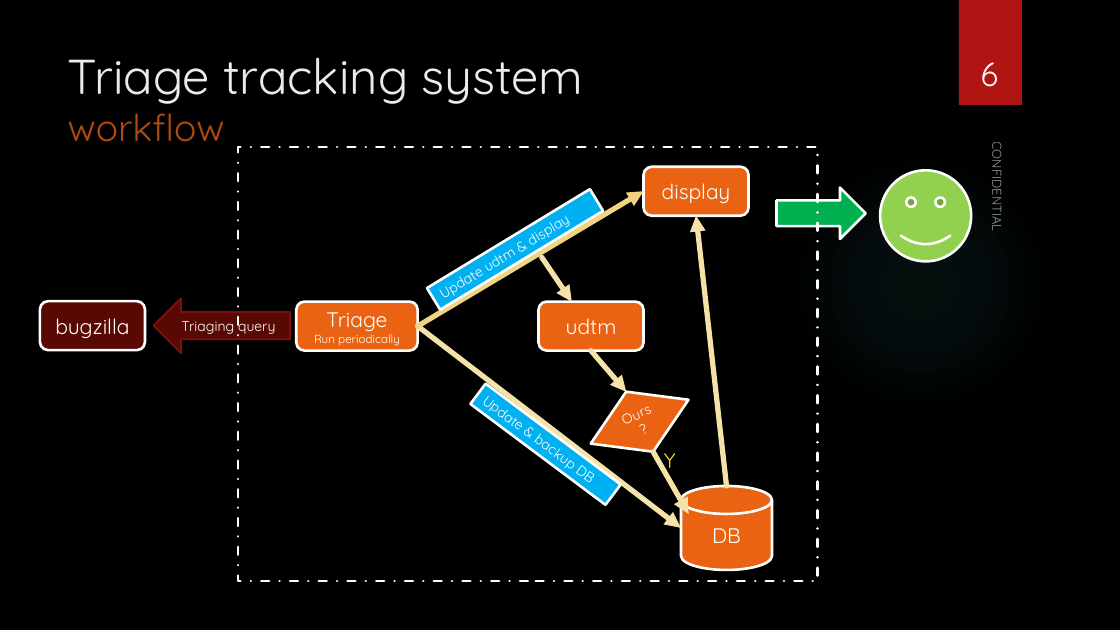
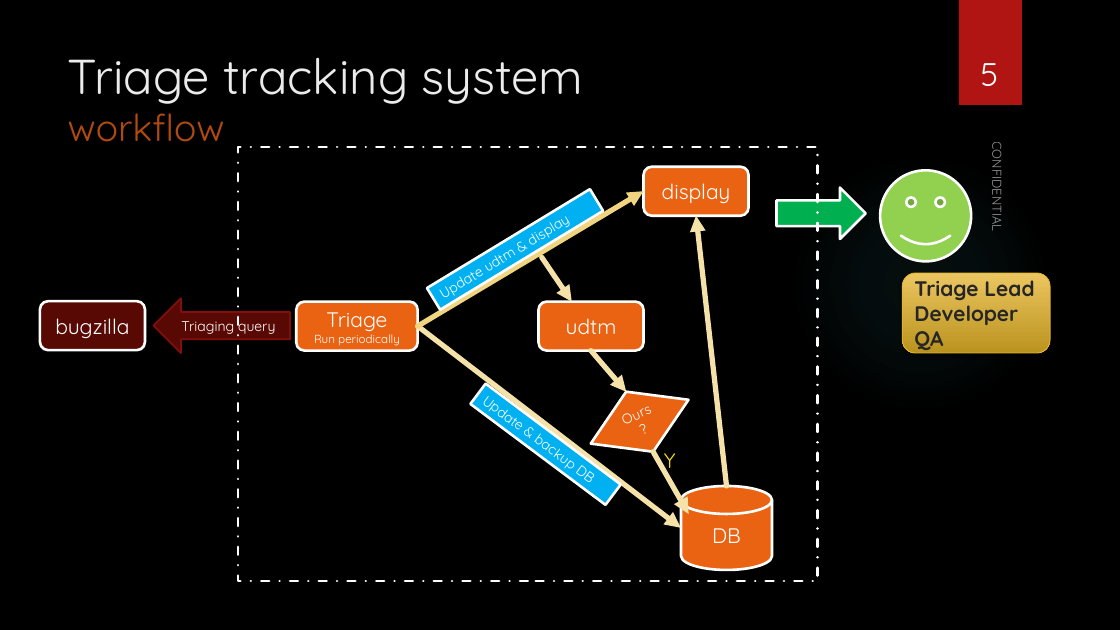
Before and after one commit to vieri1983/triage_tracking, a slide deck: slide 5 of Triage-Tracking-System.pptx (slide 6 before the commit). Drawn at 1120x630 pixels with LibreOffice and Linux fonts; fonts in the diff are those of the drawing; background and template pictures are left out. Boxes give left, top, right and bottom in pixels: in the first picture for what was removed or moved away, otherwise in the second. Text is boxed around its words. In the diff, an @@ line names an element or a change of style, - is before the commit and + after.

```diff
--- a/Triage-Tracking-System.pptx
+++ b/Triage-Tracking-System.pptx
@@ page number at bbox=[981, 63, 999, 86]: text changed @@
-6
+5
@@ rounded rectangle added at bbox=[902, 273, 1050, 353], fill gradient #EBC65F to #BB941F, outline #E6B729 0.75 pt, 18 pt, text #262626, bold @@
+Triage Lead
+Developer
+QA
```
Also in this commit, not shown: 9 other slides changed, 8 other files.
